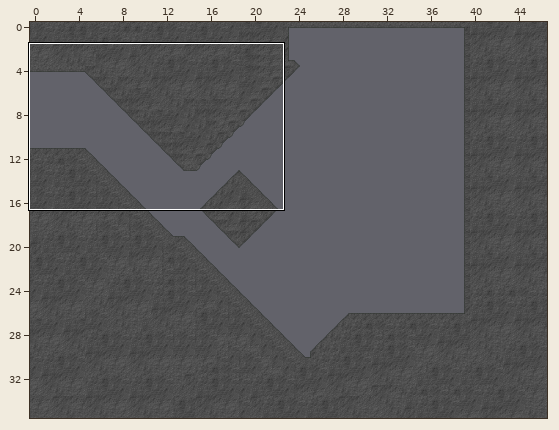
An edit to a level. Tiled map, resources/map1.tmx. The first picture is a wide view before the edit; the outline marks the close-up.
Close-up. Old version:
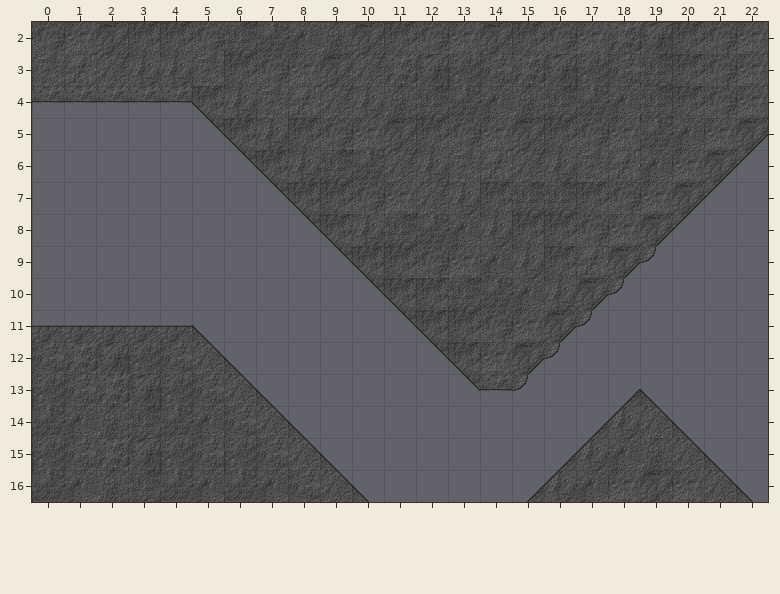
Cells are 32x32 px. Shown: x 0..22, y 2..16. The commit also replaced the tileset; all pictures use the new one.
After the commit:
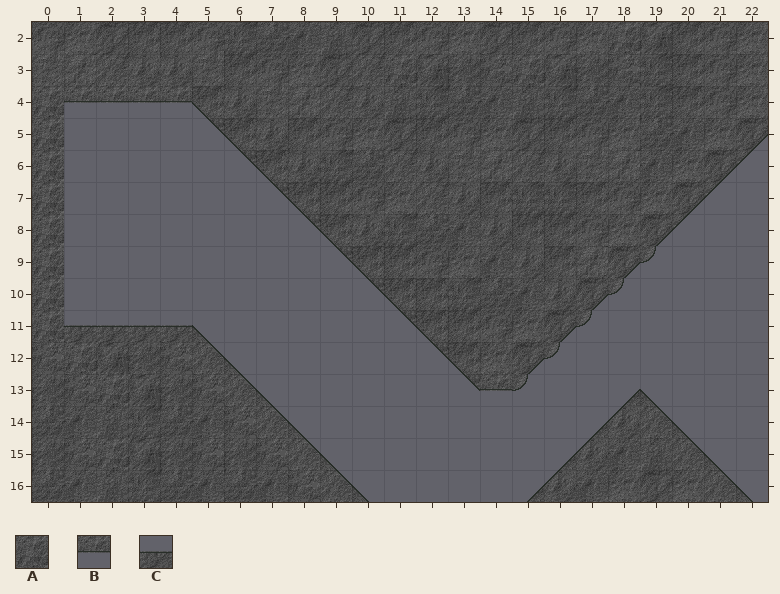
Key: from "cutre": A 0, B 36, C 52.
_ is an empty cell, . an unchanged one.
Edits made:
--- layer "Back"
@@ x 0..0 @@
- 4 B
- 5 _
- 6 _
- 7 _
- 8 _
- 9 _
-10 _
-11 C
+ 4 A
+ 5 A
+ 6 A
+ 7 A
+ 8 A
+ 9 A
+10 A
+11 A
Changed places in both close-ups, as pixel boxes (x1, y1, x2, y2):
changed: (32, 101, 64, 342)
